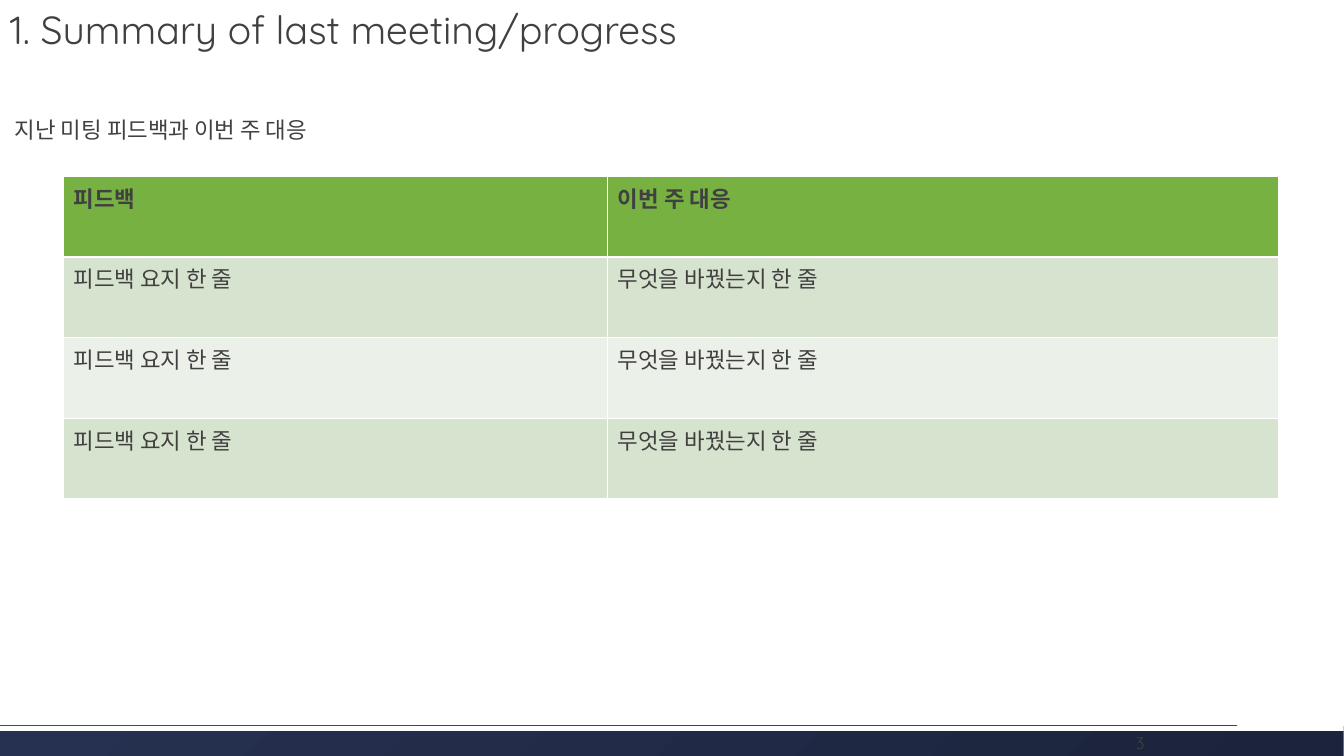
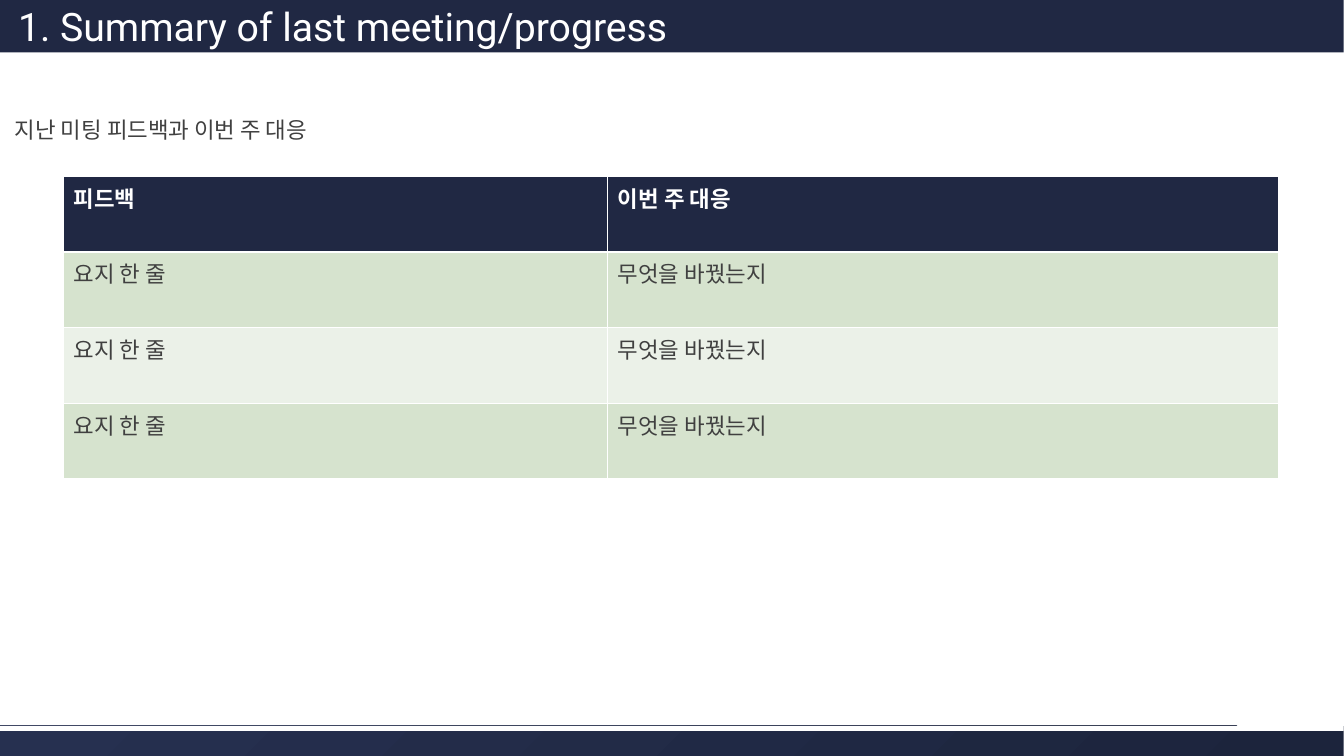
Before and after one commit to hjkim24/RADP, a slide deck: slide 3 of ppt/template/radp-progress-template.pptx. Drawn at 1344x756 pixels with LibreOffice and Linux fonts; fonts in the diff are those of the drawing. Boxes give left, top, right and bottom in pixels: in the first picture for what was removed or moved away, otherwise in the second. Text is boxed around its words. In the diff, an @@ line names an element or a change of style, - is before the commit and + after.

```diff
--- a/ppt/template/radp-progress-template.pptx
+++ b/ppt/template/radp-progress-template.pptx
@@ rectangle "1. Summary of last meeting/progress": place and size @@
-rectangle "1. Summary of last meeting/progress" at (10,13,677,52)
+rectangle "1. Summary of last meeting/progress" at (0,0,1344,52)
@@ rectangle "1. Summary of last meeting/progress" at (0,0,1344,52): font Quicksand to Roboto, text colour #404040 to #FFFFFF; fill none to #202843 @@
@@ table at (64,176,1278,479) @@
-row 2, column 1: 피드백 요지 한 줄
+row 2, column 1: 요지 한 줄
-row 2, column 2: 무엇을 바꿨는지 한 줄
+row 2, column 2: 무엇을 바꿨는지
-row 3, column 1: 피드백 요지 한 줄
+row 3, column 1: 요지 한 줄
-row 3, column 2: 무엇을 바꿨는지 한 줄
+row 3, column 2: 무엇을 바꿨는지
-row 4, column 1: 피드백 요지 한 줄
+row 4, column 1: 요지 한 줄
-row 4, column 2: 무엇을 바꿨는지 한 줄
+row 4, column 2: 무엇을 바꿨는지
@@ fill #77B142 to #202843 in row 1 @@
@@ font Quicksand to Roboto, text colour #404040 to #FFFFFF in "피드백", "이번 주 대응" @@
@@ text removed at (1136,730,1145,755) @@
-3
```
Also in this commit, not shown: 6 other slides changed, 1 slide added, 1 slide removed, 11 other files.
